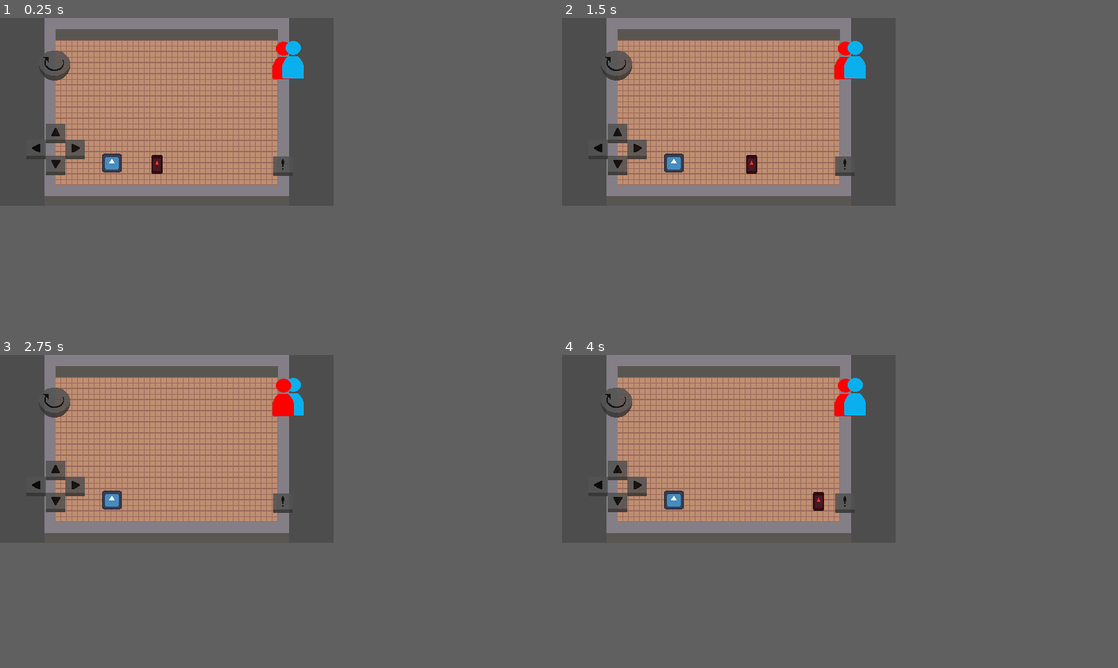
Above: before the commit, frames 1-4 (two rows, left to right).
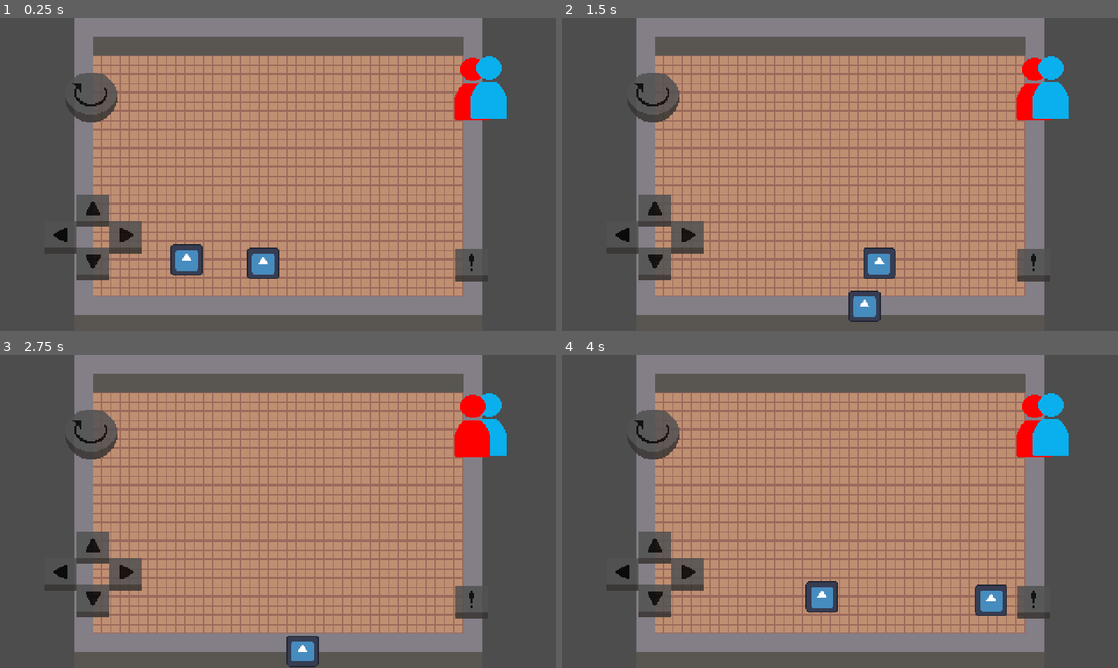
Above: after the commit, the same moments.

Repository: gumaciel/awesome-game-jam-01
Game: Godot game, scene res://scenes/levels/test_scene.tscn
The game is run twice, just before and just after one commit, with the same random seed, the same clock (stepped at 60 frames per second) and the same inputs. This scene is started directly instead of the project's main scene. The engine's default icon, where the game draws it, is replaced by a stand-in: a white triangle on a blue panel in a dark square.
Inputs:
- Up to frame 1 (0.25 s): no input
- Up to frame 2 (1.5 s): tap Enter (ui_accept) at 0.5, 0.77 s; hold Right (ui_right) 0.53-1.28 s; hold Down (ui_down) from 1.28 s (still down)
- Up to frame 3 (2.75 s): tap Enter (ui_accept) at 1.52 s; release Down (ui_down) at 2.03 s; hold Right (ui_right) from 2.03 s (still down)
- Up to frame 4 (4 s): tap Enter (ui_accept) at 2.75, 3.02, 3.77 s; release Right (ui_right) at 2.78 s; hold Up (ui_up) 2.78-3.53 s; hold Left (ui_left) from 3.53 s (still down)
In our replay, the window is 480x270 before the commit and 800x450 after it. These sizes can differ from the game's own. Grey fills any space a smaller window leaves; there, only what the larger window draws over its background counts as a difference.

The runs differ from the first frame. In frame 1, 64% of the frame differs, in the area x 0-100%, y 0-100%; in frame 2, 64%; in frame 3, 63%; in frame 4, 64%.

Commit message:
refactor: classes not inheriting player_base.gd

Diff:
--- a/characters/Player_1/player_1.gd
+++ /dev/null
@@ -1,5 +0,0 @@
-extends PlayerBase
-
-# Called when the node enters the scene tree for the first time.
-func _ready() -> void:
-	pass # Replace with function body.
--- a/characters/Player_1/player_1.tscn
+++ b/characters/Player_1/player_1.tscn
@@ -1,20 +1,5 @@
-[gd_scene load_steps=4 format=3 uid="uid://d316k4en4222v"]
+[gd_scene load_steps=2 format=3 uid="uid://dl4hgrkdmdu8f"]
 
-[ext_resource type="Script" path="res://characters/Player_1/player_1.gd" id="1_j50ht"]
-[ext_resource type="Texture2D" uid="uid://cq316r75le2" path="res://icon.svg" id="1_xqc8x"]
+[ext_resource type="PackedScene" uid="uid://d316k4en4222v" path="res://characters/player_base.tscn" id="1_rcrqd"]
 
-[sub_resource type="RectangleShape2D" id="RectangleShape2D_qwoik"]
-size = Vector2(15, 14)
-
-[node name="Player1" type="CharacterBody2D"]
-collision_mask = 2
-script = ExtResource("1_j50ht")
-
-[node name="Sprite2D" type="Sprite2D" parent="."]
-position = Vector2(-0.5, 2.38419e-07)
-scale = Vector2(0.117188, 0.21875)
-texture = ExtResource("1_xqc8x")
-
-[node name="CollisionShape2D" type="CollisionShape2D" parent="."]
-position = Vector2(-0.5, 7)
-shape = SubResource("RectangleShape2D_qwoik")
+[node name="Player1" instance=ExtResource("1_rcrqd")]
--- a/characters/Player_2/player_2.gd
+++ /dev/null
@@ -1,7 +0,0 @@
-extends PlayerBase
-
-
-# Called when the node enters the scene tree for the first time.
-func _ready() -> void:
-	self.set_physics_process(false)
-	pass # Replace with function body.
--- a/characters/Player_2/player_2.tscn
+++ b/characters/Player_2/player_2.tscn
@@ -1,21 +1,5 @@
-[gd_scene load_steps=4 format=3 uid="uid://cjlnatpcqhy2y"]
+[gd_scene load_steps=2 format=3 uid="uid://brp6rwitih73k"]
 
-[ext_resource type="Script" path="res://characters/Player_2/player_2.gd" id="1_6inmx"]
-[ext_resource type="Texture2D" uid="uid://cq316r75le2" path="res://icon.svg" id="1_wpmbj"]
+[ext_resource type="PackedScene" uid="uid://d316k4en4222v" path="res://characters/player_base.tscn" id="1_x5led"]
 
-[sub_resource type="RectangleShape2D" id="RectangleShape2D_qwoik"]
-size = Vector2(16, 13)
-
-[node name="Player1" type="CharacterBody2D"]
-collision_mask = 2
-script = ExtResource("1_6inmx")
-
-[node name="Sprite2D" type="Sprite2D" parent="."]
-modulate = Color(1, 0.188235, 0.188235, 1)
-position = Vector2(1.19209e-07, -0.5)
-scale = Vector2(0.125, 0.210938)
-texture = ExtResource("1_wpmbj")
-
-[node name="CollisionShape2D" type="CollisionShape2D" parent="."]
-position = Vector2(0, 6.5)
-shape = SubResource("RectangleShape2D_qwoik")
+[node name="Player2" instance=ExtResource("1_x5led")]
--- a/characters/player_base.gd
+++ b/characters/player_base.gd
@@ -1,15 +1,23 @@
+class_name PlayerBase
 extends CharacterBody2D
-class_name  PlayerBase
 
 var direction : Vector2
 var SPEED : float = 200
 
+@export var active := true :
+	set(value):
+		set_physics_process(value)
+		set_process(value)
+		set_process_unhandled_input(value)
+		active = value
+
+func _ready():
+	self.active = active
 
 func _physics_process(delta: float) -> void:
 	direction.x = Input.get_axis("ui_left","ui_right")
 	direction.y = Input.get_axis("ui_up","ui_down")
 	_movement(SPEED)
-	pass
 
 func _movement(speed):
 	velocity = direction * speed
--- a/characters/player_base.tscn
+++ b/characters/player_base.tscn
@@ -1,10 +1,14 @@
-[gd_scene load_steps=2 format=3 uid="uid://d316k4en4222v"]
+[gd_scene load_steps=3 format=3 uid="uid://d316k4en4222v"]
 
+[ext_resource type="Script" path="res://characters/player_base.gd" id="1_fqhkc"]
 [ext_resource type="Texture2D" uid="uid://cq316r75le2" path="res://icon.svg" id="1_xqc8x"]
 
-[node name="CharacterBody2D" type="CharacterBody2D"]
+[node name="PlayerBase" type="CharacterBody2D"]
+script = ExtResource("1_fqhkc")
 
 [node name="Sprite2D" type="Sprite2D" parent="."]
 position = Vector2(1, 0.5)
 scale = Vector2(0.21875, 0.210938)
 texture = ExtResource("1_xqc8x")
+
+[node name="CollisionShape2D" type="CollisionShape2D" parent="."]
--- a/project.godot
+++ b/project.godot
@@ -19,6 +19,8 @@
 
 window/size/viewport_width=480
 window/size/viewport_height=270
+window/size/window_width_override=960
+window/size/window_height_override=540
 window/stretch/mode="viewport"
 
 [filesystem]
--- a/scenes/levels/test_scene.tscn
+++ b/scenes/levels/test_scene.tscn
@@ -3,8 +3,8 @@
 [ext_resource type="TileSet" uid="uid://bmljjvxwi5lcm" path="res://world/tilesets_data/test_tileset.tres" id="1_njrg8"]
 [ext_resource type="PackedScene" uid="uid://brttmwofxttak" path="res://scenes/ui/ui.tscn" id="2_62sbp"]
 [ext_resource type="Script" path="res://ui/ui_controller.gd" id="3_hqebl"]
-[ext_resource type="PackedScene" uid="uid://d316k4en4222v" path="res://characters/Player_1/player_1.tscn" id="3_yilba"]
-[ext_resource type="PackedScene" uid="uid://cjlnatpcqhy2y" path="res://characters/Player_2/player_2.tscn" id="4_qwccp"]
+[ext_resource type="PackedScene" uid="uid://d316k4en4222v" path="res://characters/player_base.tscn" id="3_yilba"]
+[ext_resource type="PackedScene" uid="uid://brp6rwitih73k" path="res://characters/Player_2/player_2.tscn" id="4_qwccp"]
 
 [node name="TestScene" type="Node2D"]
 
@@ -13,8 +13,10 @@
 format = 2
 layer_0/tile_data = PackedInt32Array(131078, 0, 0, 196614, 0, 0, 262150, 0, 0, 327686, 0, 0, 393222, 0, 0, 458758, 0, 0 …(5587 unchanged characters)…
 
-[node name="UI" parent="." instance=ExtResource("2_62sbp")]
+[node name="UI" parent="." node_paths=PackedStringArray("player_1", "player_2") instance=ExtResource("2_62sbp")]
 script = ExtResource("3_hqebl")
+player_1 = NodePath("../Player1")
+player_2 = NodePath("../Player2")
 
 [node name="Player1" parent="." instance=ExtResource("3_yilba")]
 unique_name_in_owner = true
@@ -23,3 +25,4 @@
 [node name="Player2" parent="." instance=ExtResource("4_qwccp")]
 unique_name_in_owner = true
 position = Vector2(226, 211)
+active = false
--- a/ui/ui_controller.gd
+++ b/ui/ui_controller.gd
@@ -1,25 +1,19 @@
 extends CanvasLayer
 
-var current_player : String = "Player1"
-var before_player : String = "Player2"
-var temp_player : String
+@export var player_1 : PlayerBase
+@export var player_2 : PlayerBase
 
 @onready var alternate_ui = $ChangeChar/AlternateButton1
 
 func _physics_process(delta: float) -> void:
 	if Input.is_action_just_pressed("ui_accept"):
 		_switch_char()
-	pass
 
 func _switch_char():
-	get_parent().get_node(current_player).set_physics_process(false)
-	temp_player = current_player
-	current_player = before_player
-	before_player = temp_player
-	get_parent().get_node(current_player).set_physics_process(true)
+	player_1.active = not player_1.active
+	player_2.active = not player_2.active
+
 	if alternate_ui.z_index == 1:
 		alternate_ui.z_index = 0
 		return
 	alternate_ui.z_index = 1
-
-	pass
Not shown, changed: .gitignore
